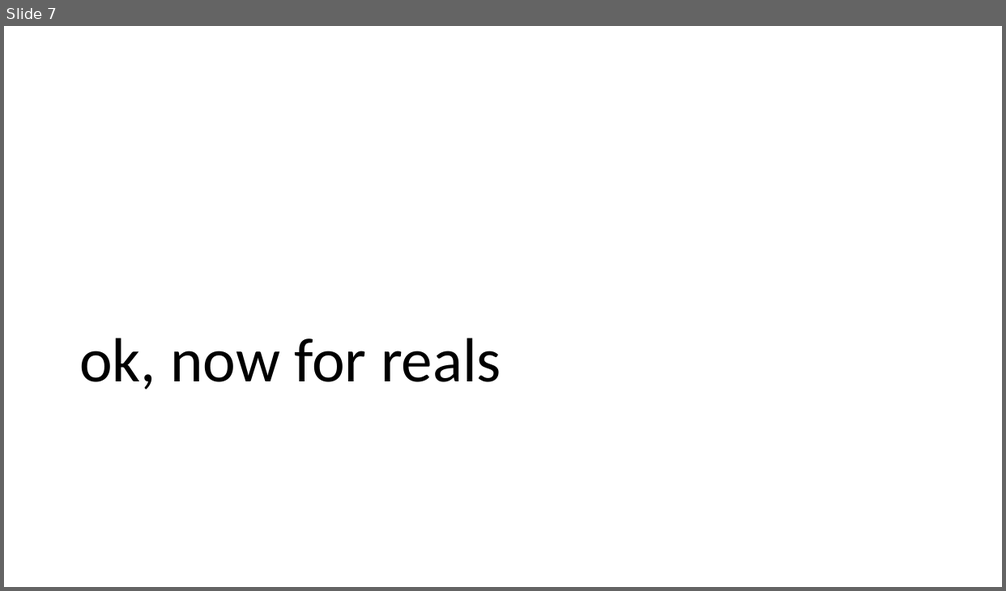
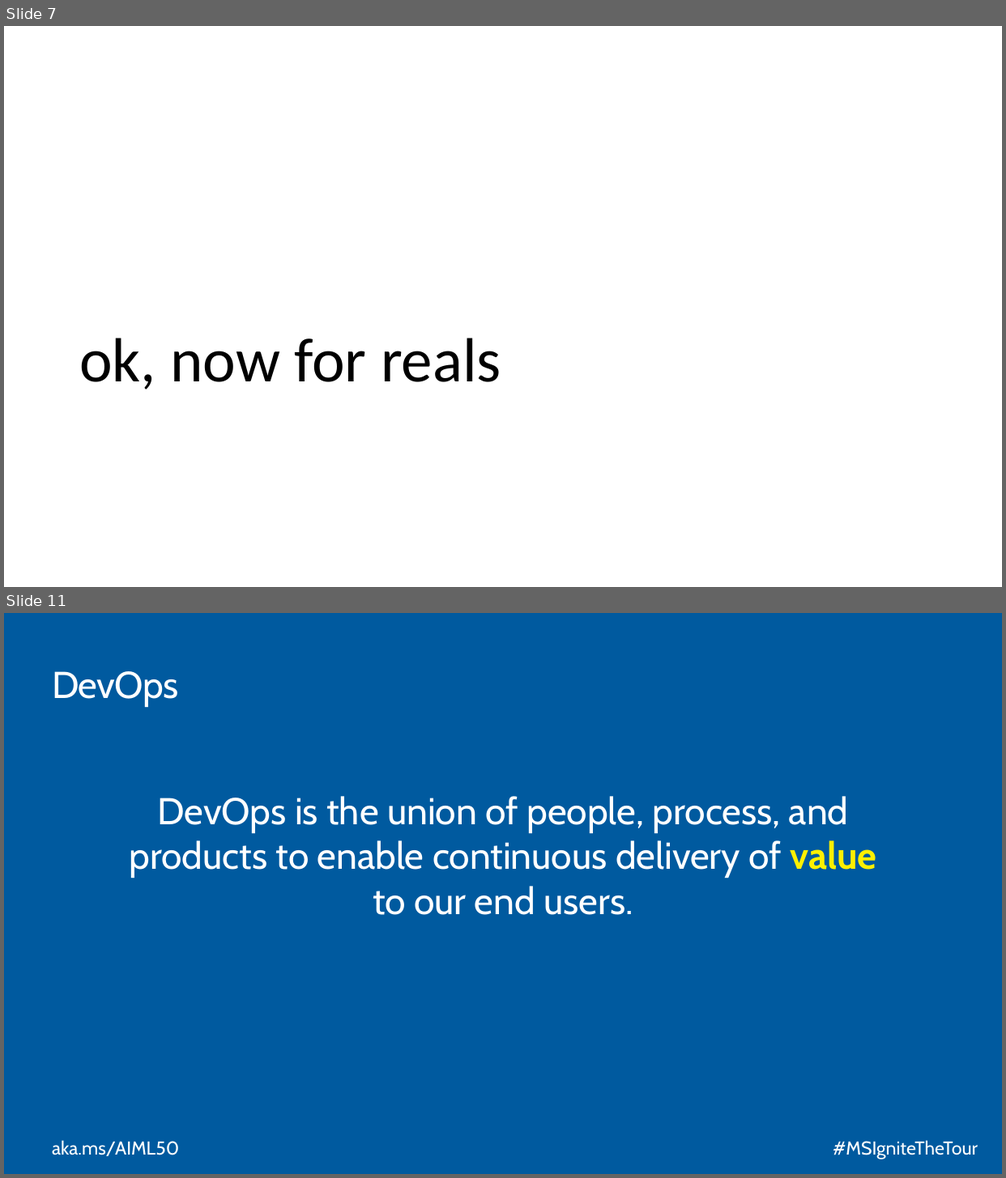
Before and after one commit to cloudscaleml/workshop, a slide deck: powerpoint/MLOps.pptx. Shown one above the other, each under a label of ours: slide 7 before the commit, slides 7 and 11 after it; the slides between them are not shown. The pictures are 1006x591 and 1006x1178 pixels, drawn with LibreOffice and Linux fonts; fonts in the diff are those of the drawing; background and template pictures are left out. Boxes give left, top, right and bottom in pixels: in the first picture for what was removed or moved away, otherwise in the second. Text is boxed around its words. In the diff, an @@ line names an element or a change of style, - is before the commit and + after.

```diff
--- a/powerpoint/MLOps.pptx
+++ b/powerpoint/MLOps.pptx
@@ slide 11 added at (4, 613, 1002, 1174), background #005A9F @@
@@ title added at (52, 671, 178, 707), 36 pt, text #FFFFFF @@
+DevOps
@@ text added at (130, 796, 876, 915), 36 pt, text #FFFFFF @@
+DevOps is the union of people, process, and products to enable continuous delivery of value to our end users.
@@ text added at (52, 1140, 179, 1157), 18 pt, text #FFFFFF @@
+aka.ms/AIML50
@@ text added at (833, 1140, 978, 1160), 18 pt, text #FFFFFF @@
+#MSIgniteTheTour
```
Also in this commit, not shown: 1 slide changed, 34 other slides added, 15 slides removed.
